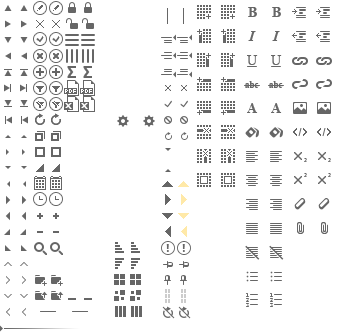
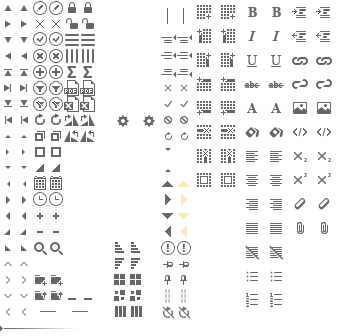
Layers edited between the first and the second (340, 336) image:
added group "Rotate" with 4 layers above "Export" over box(64, 114, 95, 142)
added layer "Rotate CCW hover" in group "Rotate" over box(80, 130, 95, 142)
added layer "Rotate CCW" in group "Rotate" over box(64, 130, 79, 142)
added layer "Rotate CW hover" in group "Rotate" over box(80, 114, 95, 126)
added layer "Rotate CW" in group "Rotate" over box(64, 114, 79, 126)
